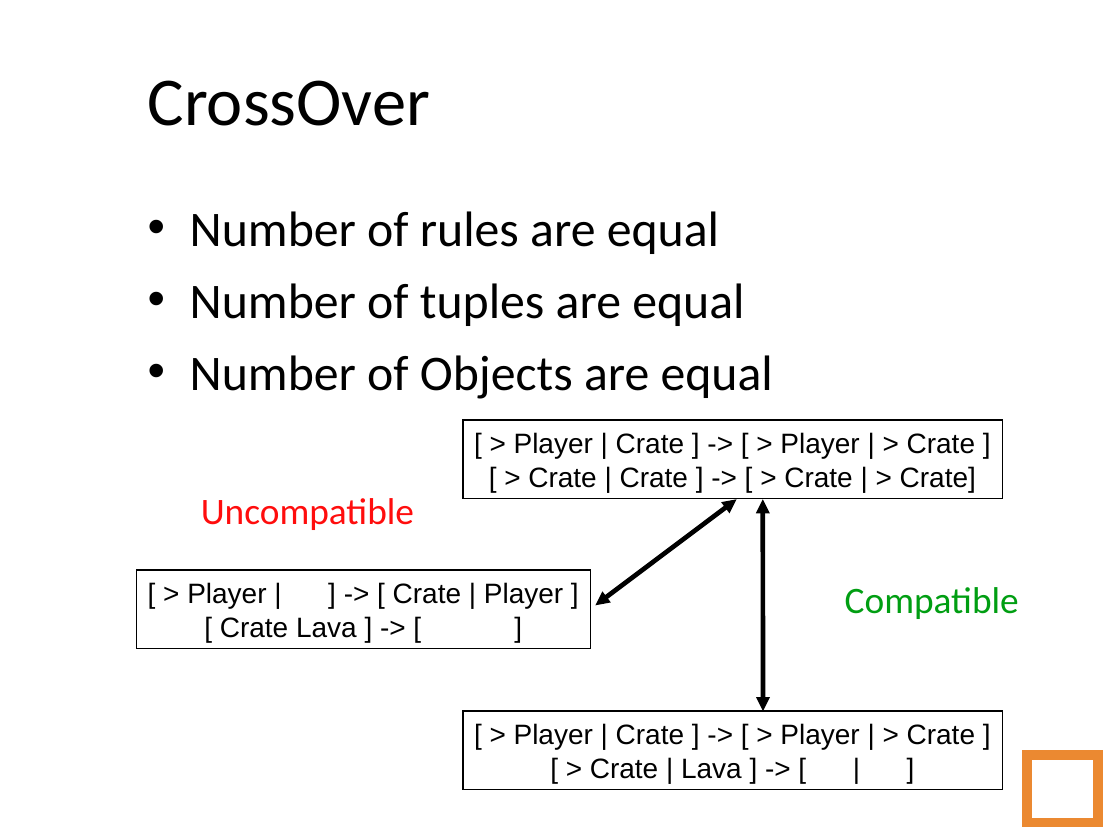
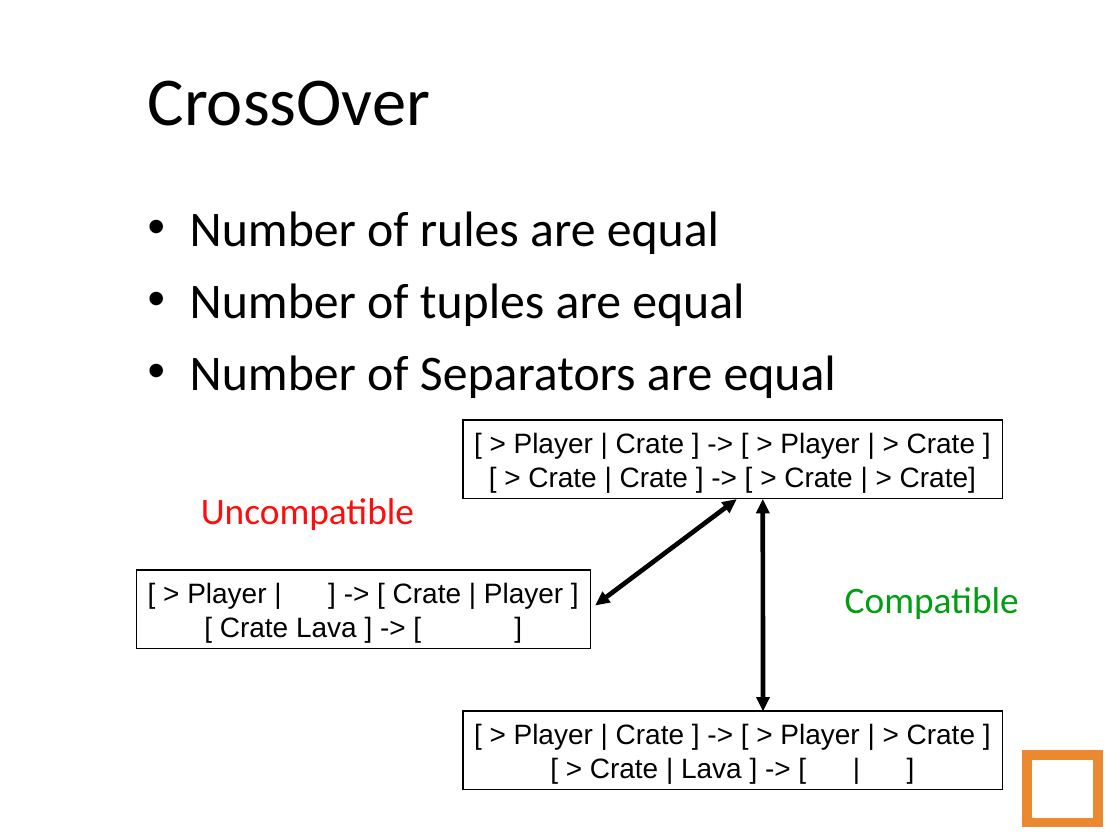
Before and after one commit to amidos2006/Automatic-Game-Script-Generation, a slide deck: slide 80 of Presentation/Automatic Game Script Generation.ppt (slide 85 before the commit). Drawn at 1120x840 pixels with LibreOffice and Linux fonts; fonts in the diff are those of the drawing; background and template pictures are left out. Boxes give left, top, right and bottom in pixels: in the first picture for what was removed or moved away, otherwise in the second. Text is boxed around its words. In the diff, an @@ line names an element or a change of style, - is before the commit and + after.

```diff
--- a/Presentation/Automatic Game Script Generation.ppt
+++ b/Presentation/Automatic Game Script Generation.ppt
@@ text at <box>190,355,836,398</box>: text changed @@
-• Number of Objects are equal
+• Number of Separators are equal
```
Also in this commit, not shown: 1 other slide changed, 5 slides removed, 1 other file.
